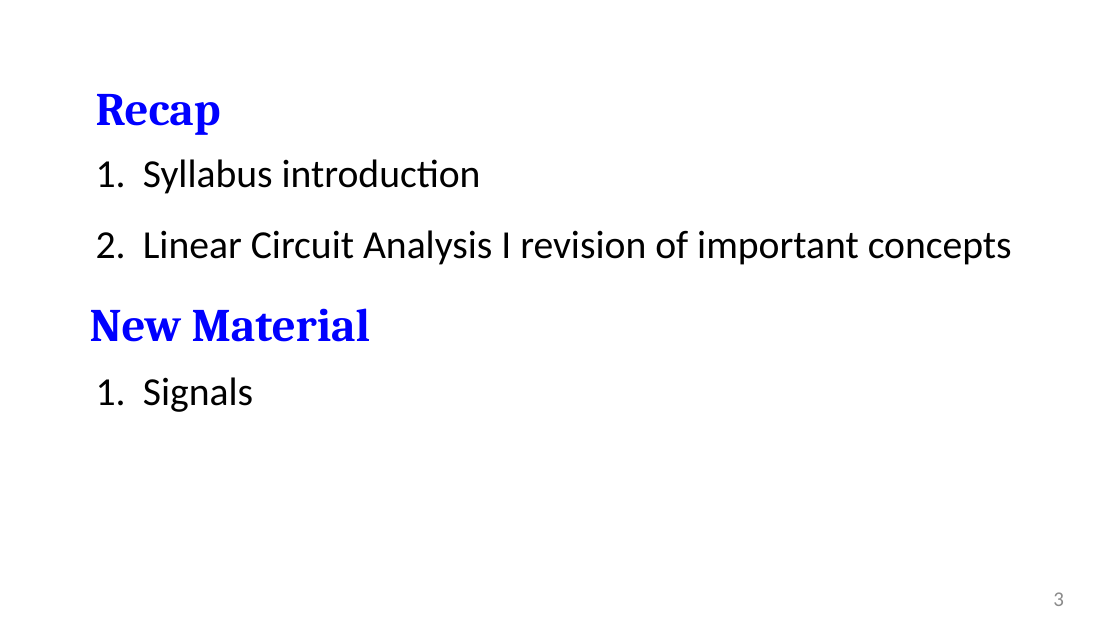
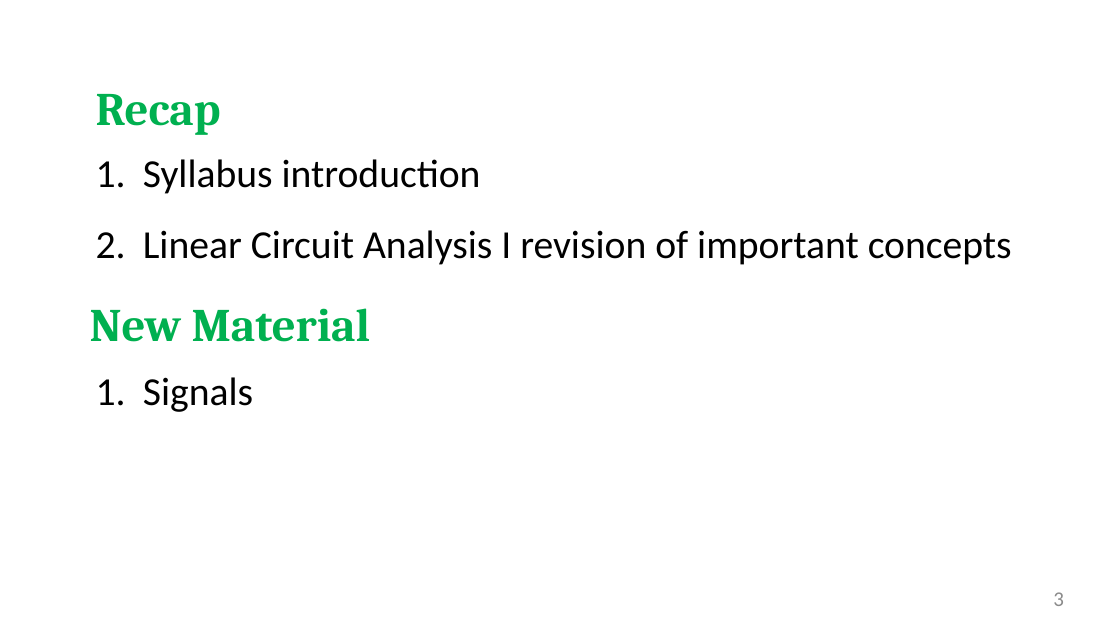
Before and after one commit to salmanrazzaq1993/AUM-WORK, a slide deck: slide 3 of PP WORK/Instructor Version/Week 2/Week 2 lecture 1 Signals.pptx. Drawn at 1120x630 pixels with LibreOffice and Linux fonts; fonts in the diff are those of the drawing; background and template pictures are left out. Boxes give left, top, right and bottom in pixels: in the first picture for what was removed or moved away, otherwise in the second. Text is boxed around its words. In the diff, an @@ line names an element or a change of style, - is before the commit and + after.

```diff
--- a/PP WORK/Instructor Version/Week 2/Week 2 lecture 1 Signals.pptx
+++ b/PP WORK/Instructor Version/Week 2/Week 2 lecture 1 Signals.pptx
@@ text "Recap" at [96,94,221,135]: text colour #0000FF to #00B050 @@
@@ text "New Material" at [90,308,371,342]: text colour #0000FF to #00B050 @@
```
Also in this commit, not shown: 5 other slides changed.
